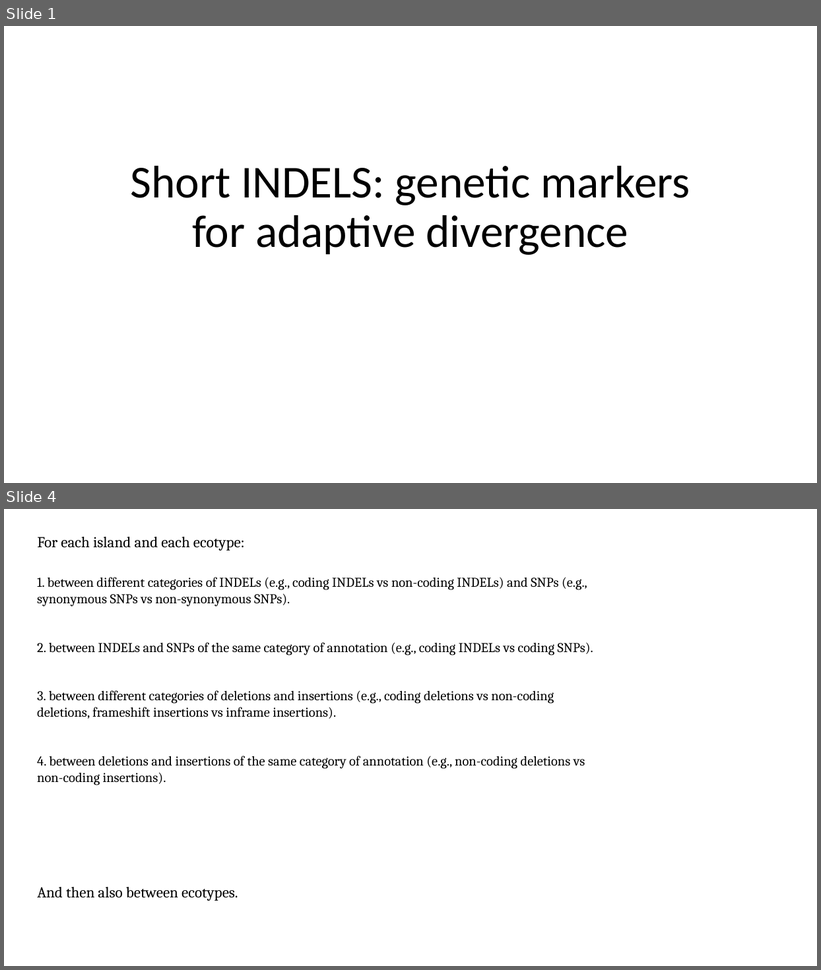
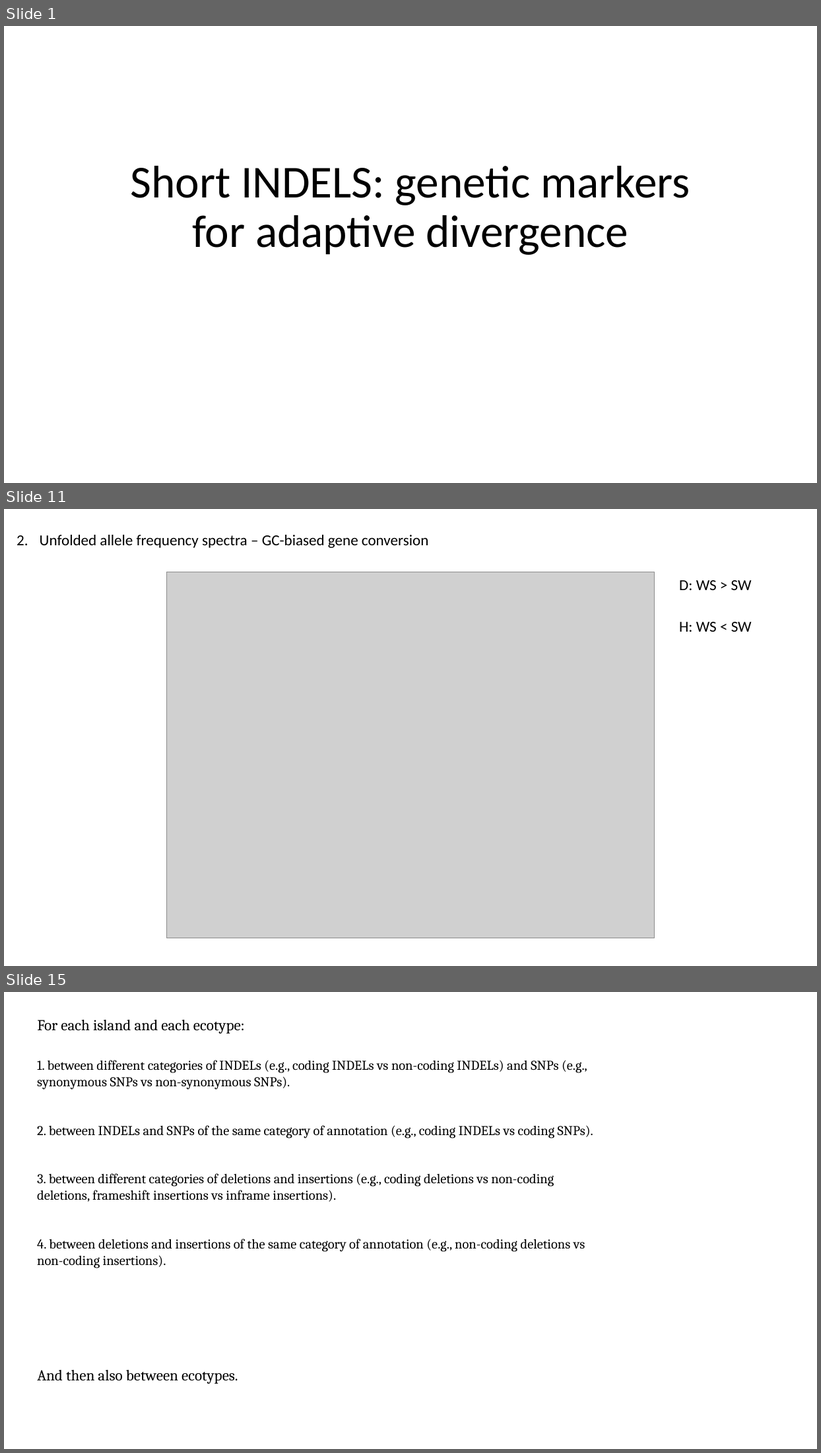
Before and after one commit to sam0per/Littorina_saxatilis_short_variants, a slide deck: short_genetic_variants/docs/short_indels_v05.pptx. Shown one above the other, each under a label of ours: slides 1 and 4 before the commit, slides 1, 11 and 15 after it; the slides between them are not shown. The pictures are 821x970 and 821x1453 pixels, drawn with LibreOffice and Linux fonts; fonts in the diff are those of the drawing; grey boxes stand for pictures. Boxes give left, top, right and bottom in pixels: in the first picture for what was removed or moved away, otherwise in the second. Text is boxed around its words. In the diff, an @@ line names an element or a change of style, - is before the commit and + after.

```diff
--- a/short_genetic_variants/docs/short_indels_v05.pptx
+++ b/short_genetic_variants/docs/short_indels_v05.pptx
@@ slide 11 added at (4, 509, 817, 966), background #FFFFFF @@
@@ text added at (40, 535, 428, 548), 18 pt, text #000000 @@
+2. Unfolded allele frequency spectra – GC-biased gene conversion
@@ picture added at (167, 572, 655, 939) @@
@@ text added at (679, 580, 752, 590), 18 pt, text #000000 @@
+D: WS > SW
@@ text added at (679, 622, 752, 632), 18 pt, text #000000 @@
+H: WS < SW
@@ what was slide 4 is now slide 15 @@
```
Also in this commit, not shown: 2 slides changed, 10 other slides added, 13 slides removed, 8 other files.
